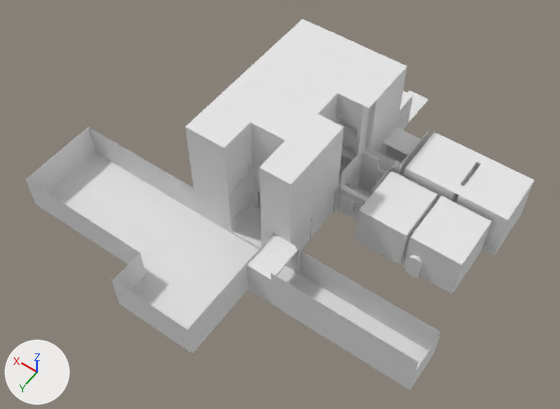
Two versions of the Blender file Assets/Models/rooms.blend, one commit apart.
The view is the same before and after, from a 50 mm lens placed at (-5.5, 66.5, 65.9), pointed at (23.0, 26.7, 3.3). Arrows for +X, +Y and +Z are at lower left; the lights stay in place.

Objects in the first picture: 'rooms', 'rooms.003', 'rooms.004', 'rooms.005', 'rooms.006', 'rooms.007', 'rooms.008', 'rooms.009', 'rooms.011', 'rooms.012'.
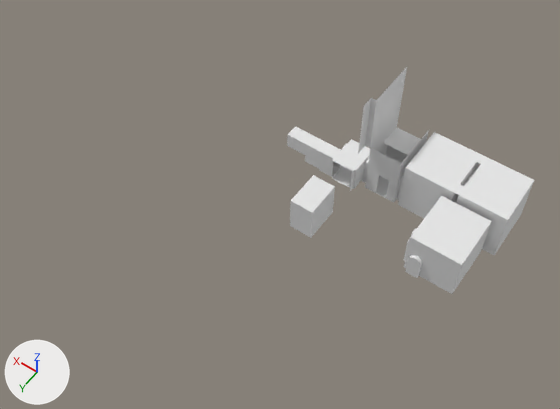
Boxes (x1, y1, x2, y2) around the edits, measured in the pictures (560 x 409 px):
'rooms.011', hidden
    before: (26, 19, 441, 390)
'rooms.005', hidden
    before: (355, 171, 437, 265)
'rooms.006', hidden
    before: (338, 146, 395, 222)
'rooms.009', hidden
    before: (318, 93, 364, 212)
'rooms.008', hidden
    before: (397, 91, 413, 130)
'rooms.007', hidden
    before: (408, 90, 429, 123)
part 1 of me_layer5_curve__012, built on
    after: (287, 126, 313, 155)
'rooms.001', unchanged, uncovered by the edit
    before: (310, 191, 335, 238)
    after: (290, 175, 335, 238)

The change, as a list of edits to the scene's bpy script:
```text
Change me_layer5_curve__012:
    used by ob_rooms_012; location = (-1.2, -3.92, 0.38); scale = (1.03, 1.03, 1.03)
    remove me_layer5_curve__012.from_pydata(...)  # 66 vertices, 32 faces; spans x 19.72..26.02, y 18.28..22.27, z -0.24..3.01
    add me_layer5_curve__012.from_pydata(...)  # 74 vertices, 39 faces; spans x 19.72..28.38, y 18.28..22.27, z -0.24..3.01
    me_layer5_curve__012 part 1
    1 face is deleted
    8 vertices are added at x 26.02..28.38, y 20.17..21.68, z 1.17..2.95
    8 new faces join them
Change ob_rooms_005:
    add ob_rooms_005.hide_set(True)
Change ob_rooms_006:
    add ob_rooms_006.hide_set(True)
Change ob_rooms_007:
    add ob_rooms_007.hide_set(True)
Change ob_rooms_008:
    add ob_rooms_008.hide_set(True)
Change ob_rooms_009:
    add ob_rooms_009.hide_set(True)
Change ob_rooms_011:
    add ob_rooms_011.hide_set(True)
```
